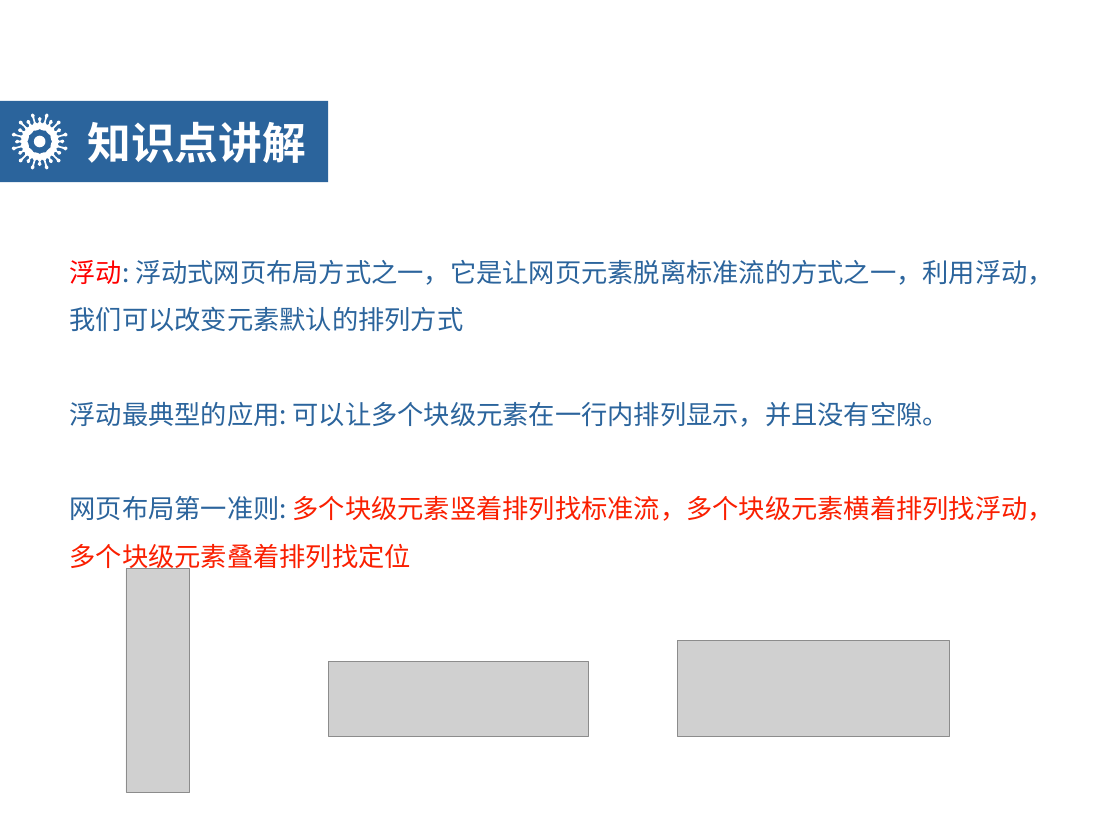
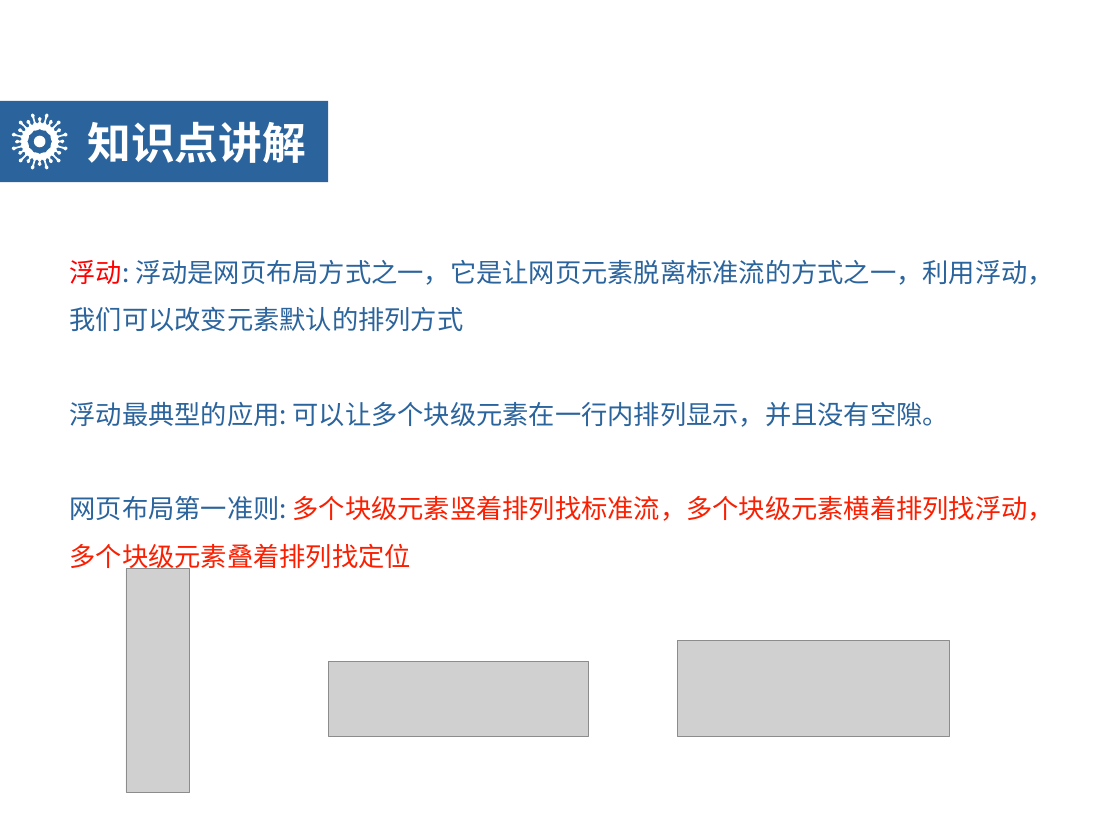
Before and after one commit to Ischenchenya/HTMLandCSSCourse, a slide deck: slide 16 of day05-CSS3/teach/day05-HTML5CSS3.pptx (slide 17 before the commit). Drawn at 1120x840 pixels with LibreOffice and Linux fonts; fonts in the diff are those of the drawing; grey boxes stand for pictures; background and template pictures are left out. Boxes give left, top, right and bottom in pixels: in the first picture for what was removed or moved away, otherwise in the second. Text is boxed around its words. In the diff, an @@ line names an element or a change of style, - is before the commit and + after.

```diff
--- a/day05-CSS3/teach/day05-HTML5CSS3.pptx
+++ b/day05-CSS3/teach/day05-HTML5CSS3.pptx
@@ text at (70, 260, 1054, 285): text changed @@
-浮动: 浮动式网页布局方式之一，它是让网页元素脱离标准流的方式之一，利用浮动，
+浮动: 浮动是网页布局方式之一，它是让网页元素脱离标准流的方式之一，利用浮动，
```
Also in this commit, not shown: 7 other slides changed, 1 slide removed, 16 other files.
